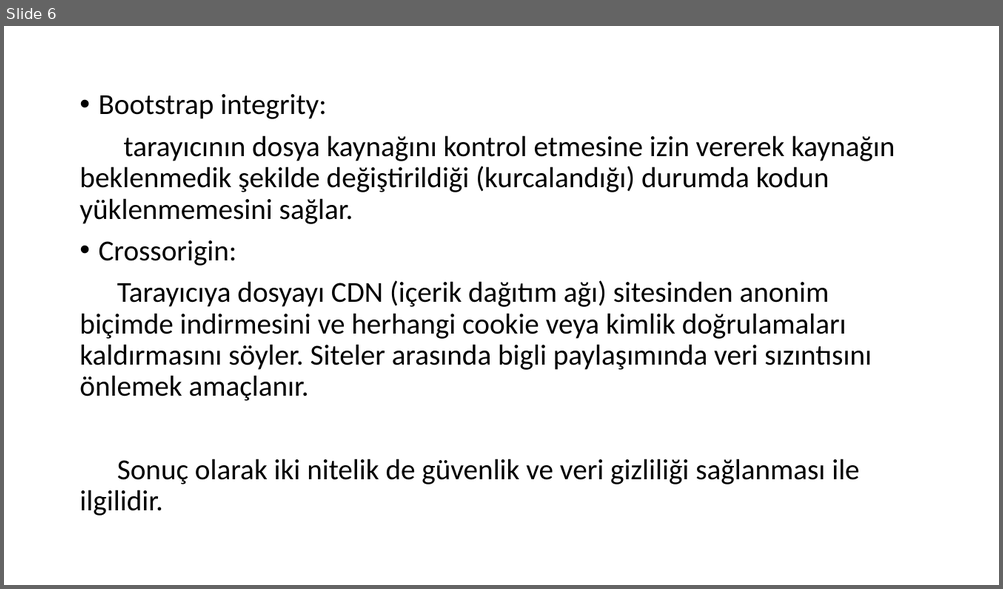
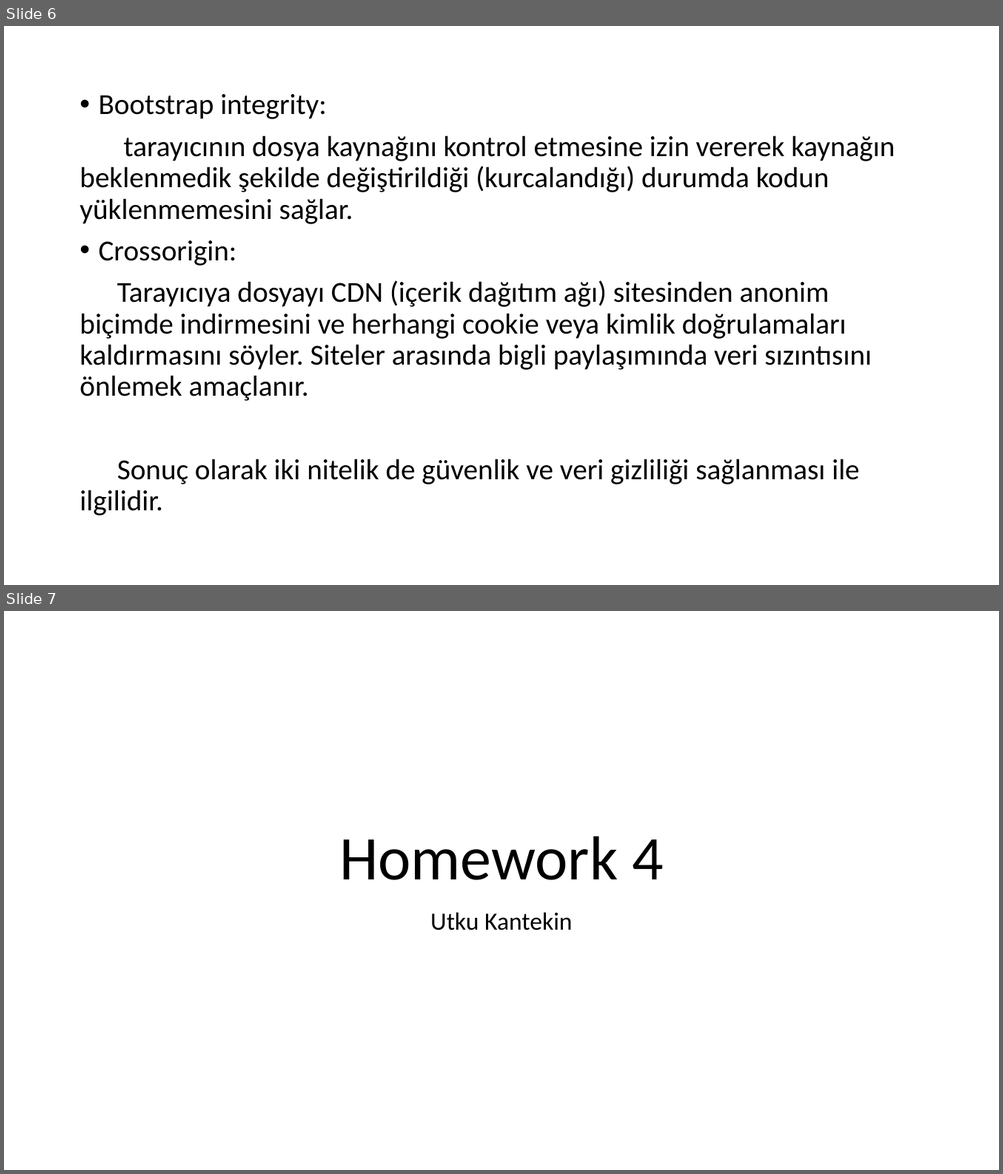
Before and after one commit to TechCareer-FrontEnd-1/tubisad-frontend-boredpanda11, a slide deck: hw.pptx. Shown one above the other, each under a label of ours: slide 6 before the commit, slides 6 and 7 after it. The pictures are 1003x589 and 1003x1174 pixels, drawn with LibreOffice and Linux fonts; fonts in the diff are those of the drawing. Boxes give left, top, right and bottom in pixels: in the first picture for what was removed or moved away, otherwise in the second. Text is boxed around its words. In the diff, an @@ line names an element or a change of style, - is before the commit and + after.

```diff
--- a/hw.pptx
+++ b/hw.pptx
@@ slide 7 added at box(4, 611, 999, 1170), background #FFFFFF @@
@@ title added at box(339, 836, 663, 880), 60 pt, text #000000 @@
+Homework 4
@@ subtitle added at box(430, 912, 572, 931), 24 pt, text #000000 @@
+Utku Kantekin
```
Also in this commit, not shown: 2 other slides added, 1 other file.
